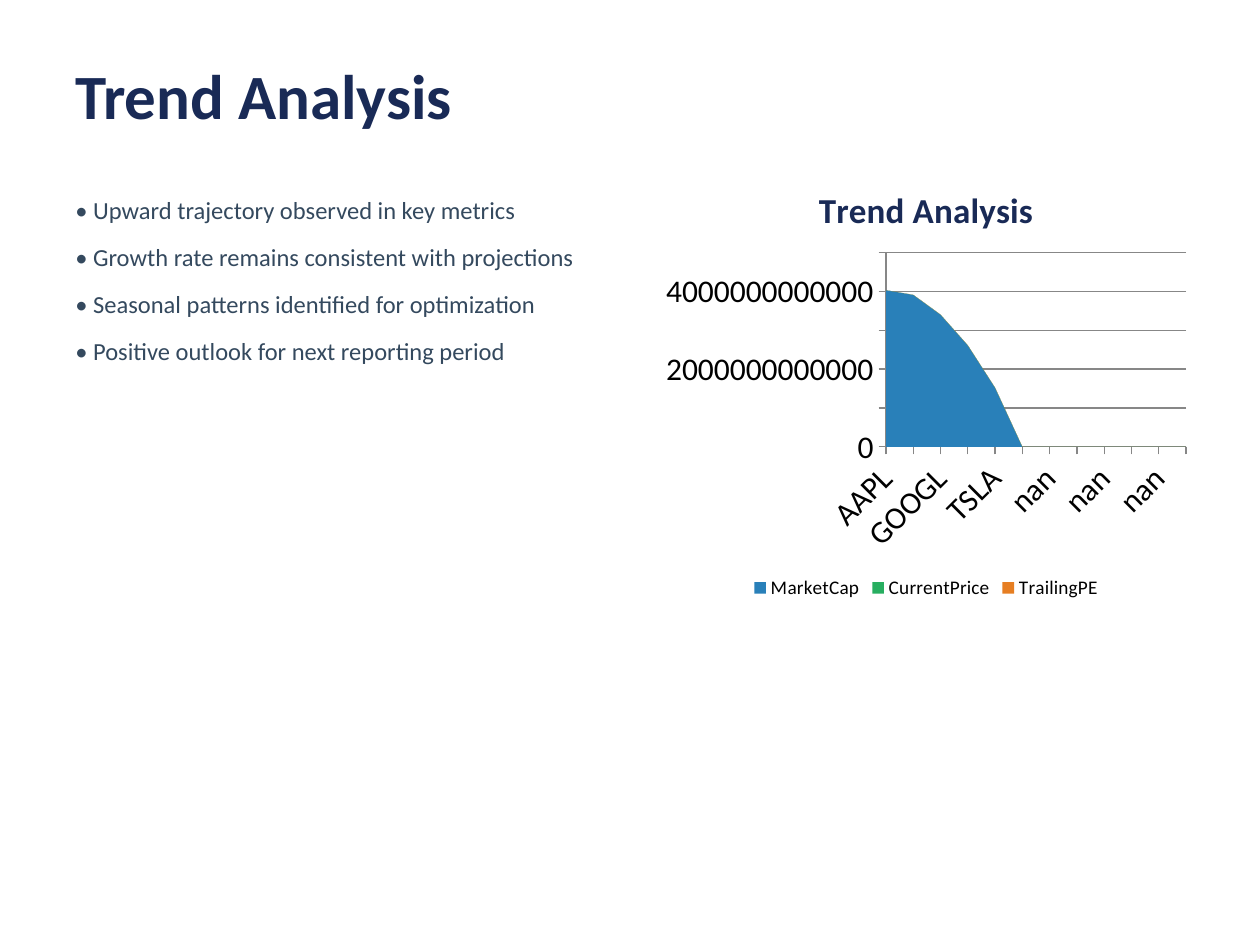
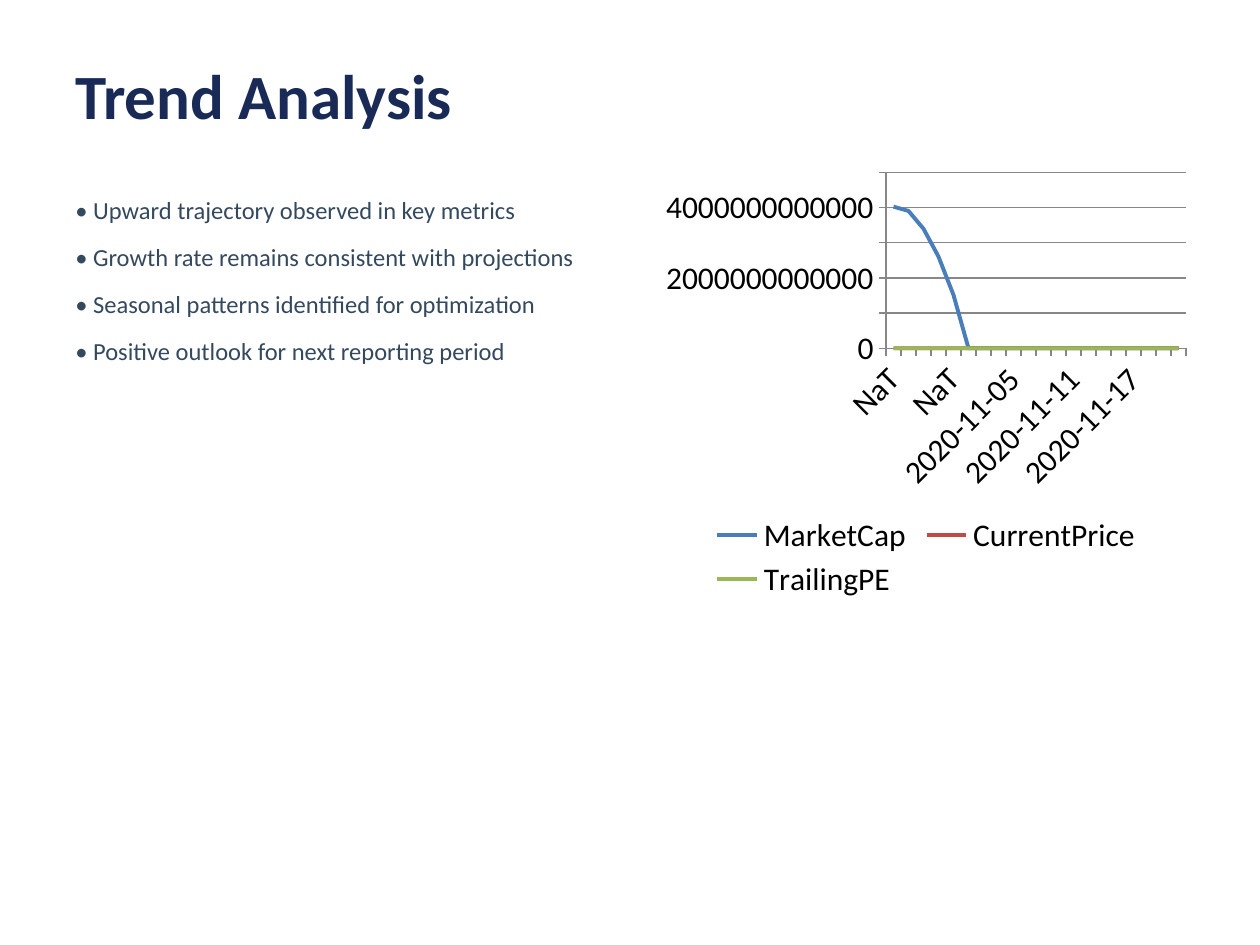
Before and after one commit to gaurav13407/FINEDECK-Excel-to-PPT-, a slide deck: slide 8 of examples/professional_demo/tech_stocks_pro_tier.pptx. Drawn at 1260x945 pixels with LibreOffice and Linux fonts; fonts in the diff are those of the drawing. Boxes give left, top, right and bottom in pixels: in the first picture for what was removed or moved away, otherwise in the second. Text is boxed around its words. In the diff, an @@ line names an element or a change of style, - is before the commit and + after.

Commit message:
Fixing The charts

```diff
--- a/examples/professional_demo/tech_stocks_pro_tier.pptx
+++ b/examples/professional_demo/tech_stocks_pro_tier.pptx
@@ area stacked chart at (x1=655, y1=164, x2=1197, y2=605) @@
@@ area stacked chart to line chart @@
@@ title "Trend Analysis" removed @@
-categories: AAPL, MSFT, GOOGL, AMZN, TSLA, nan, nan, nan, nan, nan, nan, nan
+categories: NaT, NaT, NaT, NaT, NaT, 2020-11-02, 2020-11-03, 2020-11-04, 2020-11-05, 2020-11-06, 2020-11-09, 2020-11-10, 2020-11-11, 2020-11-12, 2020-11-13, 2020-11-16, 2020-11-17, 2020-11-18, 2020-11-19, 2020-11-20
-MarketCap: -, -, -, -, -, 0, 0, 0, 0, 0, 0, 0
+MarketCap: -, -, -, -, -, 0, 0, 0, 0, 0, 0, 0, 0, 0, 0, 0, 0, 0, 0, 0
@@ colour of MarketCap #2980B9 to #4F81BD @@
-CurrentPrice: 270, 520, 280, 240, 460, 0, 0, 0, 0, 0, 0, 0
+CurrentPrice: 270, 520, 280, 240, 460, 0, 0, 0, 0, 0, 0, 0, 0, 0, 0, 0, 0, 0, 0, 0
@@ colour of CurrentPrice #27AE60 to #C0504D @@
-TrailingPE: 40, 40, 30, 30, 310, 0, 0, 0, 0, 0, 0, 0
+TrailingPE: 40, 40, 30, 30, 310, 0, 0, 0, 0, 0, 0, 0, 0, 0, 0, 0, 0, 0, 0, 0
@@ colour of TrailingPE #E67E22 to #9BBB59 @@
@@ legend changed @@
```
Also in this commit, not shown: 1 other slide changed, 9 other files.
